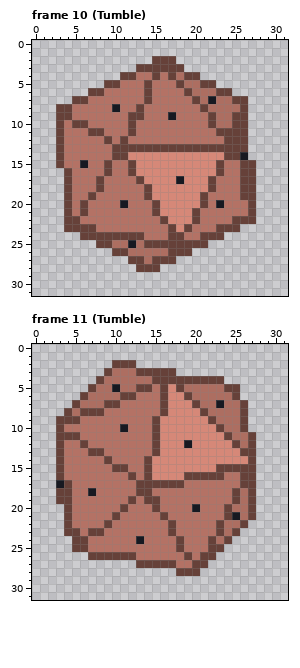
Pixel-art file: assets/source/aseprite/rolls/d20.aseprite. The first picture shows the starting point.
32x32 pixels, 24 frames. Colours within 5 levels of each other are drawn and written as one. Shown: frame 10 (Tumble), frame 11 (Tumble). The commit also changed other frames, which this record leaves out.
Once edited:
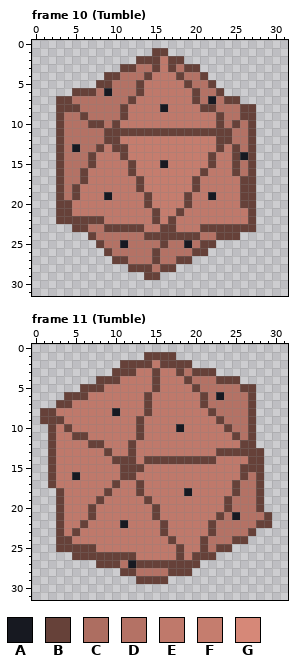
Palette (. is transparent): A #171921  B #664139  C #ad6e61  D #b47265  E #bf796b  F #c57d6e  G #d68878
What changed:
--- frame 10 (Tumble)
@@ x 0..31 @@
  0 ................................
- 1 ................................
- 2 ...............BBB..............
- 3 .............BBBBBB.............
- 4 ...........BBDDBDBCBB...........
- 5 .........BBDDDBDDDBCCBB.........
- 6 .......BBDDDDDBDDDDBCCCBB.......
- 7 .....BBDDDDDDDBDDDDDBCACCBB.....
- 8 ...BBDDDDDADDBDDDDDDDBCCCCB.....
- 9 ...BBDDDDDDDBBDDDADDDDBCCBB.....
-10 ...BDBBDDDDDBDDDDDDDDDBCCBB.....
-11 ...BDDDBBDDDBDDDDDDDDDDBBBB.....
-12 ...BDDDDDBDBDDDDDDDDDDDDBBB.....
-13 ...BDDDDDDBBBBBBBBBBBBBBBBB.....
-14 ...BDDDDDDBBGGGGGGGGGGGGBBA.....
-15 ...BDDADDBDDBGGGGGGGGGGBDDBB....
-16 ....BDDDDBDDBGGGGGGGGGGBDDBB....
-17 ....BDDDBDDDDBGGGGAGGGBDDDBB....
-18 ....BDDDBDDDDDBGGGGGGGBDDDBB....
-19 ....BDDBDDDDDDBGGGGGGBDDDDBB....
-20 ....BDBDDDDADDDBGGGGGBDADDDB....
-21 ....BDBDDDDDDDDBGGGGBDDDDDDB....
-22 ....BBDDDDDDDDDDBGGGBDDDDBBB....
-23 ....BBBBDDDDDDDDDBGBDDDBBB......
-24 ......BBBBBBBBDDDBBDDBBB........
-25 ........BBCCACBBBBBBBB..........
-26 ..........BBCCCCCBBB............
-27 ............BBCBBB..............
-28 .............BBB................
-29 ................................
+ 1 ...............BB...............
+ 2 .............BBBEBB.............
+ 3 ...........BBDDBEBDBB...........
+ 4 .........BBDDDBEEEBDDB..........
+ 5 ........BBDDDBEEEEEBDDB.........
+ 6 .....BBBDADDDBEEEEEEBDDB........
+ 7 ...BBDDDDDDDBEEEEEEEBDADBB......
+ 8 ...BBBDDDDDBEEEEAEEEEBBDDDBB....
+ 9 ...BDDBDDDDBEEEEEEEEEEEBDDBB....
+10 ...BDDDBBDBEEEEEEEEEEEEBDBDB....
+11 ...BDDDDDBBBBBBBBBBBBBBBBDDB....
+12 ...BDDDDDBBFFFFFFFFFFFFBBDDB....
+13 ...BDADDBEBBFFFFFFFFFFFBEBDB....
+14 ...BDDDBEEEBFFFFFFFFFFBEEBAB....
+15 ...BDDDBEEEEBFFFAFFFFFBEEBDB....
+16 ...BDDBEEEEEBFFFFFFFFBEEEBDB....
+17 ...BDDBEEEEEEBFFFFFFBEEEEEBB....
+18 ...BDBEEEEEEEBFFFFFFBEEEEEBB....
+19 ...BDBEEEAEEEEBFFFFBEEAEEEBB....
+20 ...BBEEEEEEEEEBFFFFBEEEEEEBB....
+21 ...BBEEEEEEEEEEBFFBEEEEEEEEB....
+22 ...BBBBBBEEEEEEBFBEEEEEEEEEB....
+23 .....BBDDBBBBBEEBBEEEBBBBBBB....
+24 .......BDDDDDDBBBBBBBDDBBB......
+25 ........BDDADDDDBDDADBB.........
+26 .........BDDDDDBDDDDBB..........
+27 ..........BBDDDBDDBB............
+28 ............BBBDBB..............
+29 ..............BB................
 30 ................................
--- frame 11 (Tumble)
@@ x 0..31 @@
  0 ................................
- 1 ................................
- 2 ..........BBB...................
- 3 .........BCCCBBBBB..............
- 4 ........BCCCCCCBBBBBBBBB........
- 5 .......BCCACCBBDBGBCCCCCBB......
- 6 ......BCCCCBBDDDBGGBCCCCCB......
- 7 .....BCCCBBDDDDDBGGGBCCACCB.....
- 8 ....BCBBBDDDDDDDBGGGGBCCCCB.....
- 9 ...BBBDDDDDDDDDBGGGGGGBCCCB.....
-10 ...BDDDDDDDADDDBGGGGGGGBCCB.....
-11 ...BBBDDDDDDDDDBGGGGGGGGBCCB....
-12 ...BDDBDDDDDDDDBGGGAGGGGGBCB....
-13 ...BDDDBBDDDDDDBGGGGGGGGGGBB....
-14 ...BDDDDDBDDDDBGGGGGGGGGGGGB....
-15 ...BDDDDDDBBDDBGGGGGGGGBBBBB....
-16 ...BDDDDDDDDBDBGGGGBBBBBDDBB....
-17 ...ABDDDDDDDDBBBBBBDDDDDDDBB....
-18 ...BBDDADDDDDBBDDDDDDDDDDBCB....
-19 ...BBDDDDDDDBDBBDDDDDDDDDBCB....
-20 ....BDDDDDDBDDDBDDDDADDDBCCB....
-21 ....BDDDDDBDDDDDBDDDDDDDBACB....
-22 ....BDDDDBDDDDDDDBDDDDDBCCB.....
-23 ....BBDBBDDDDDDDDBDDDDDBCB......
-24 .....BBDDDDDDADDDDBDDDBCB.......
-25 .....BBDDDDDDDDDDDBDDDBB........
-26 .......BBBBBBDDDDDDBDBB.........
-27 .............BBBBBDDBB..........
-28 ..................BBB...........
-29 ................................
+ 1 ..............BBBB..............
+ 2 ...........BBBBEBBBB............
+ 3 ..........BBBEEBEEBDBBB.........
+ 4 ........BBBEEEEBEEEBDDDBBB......
+ 5 ......BBBEEEEEEBEEEEBDDDDDBB....
+ 6 ....BBBEEEEEEEBEEEEEEBDADDDB....
+ 7 ...BBEEEEEEEEEBEEEEEEBDDDDDB....
+ 8 .BBEEEEEEEAEEEBEEEEEEEBDDDDB....
+ 9 .BBBEEEEEEEEEBEEEEEEEEEBDDDB....
+10 ..BEBEEEEEEEEBEEEEAEEEEEBDDB....
+11 ..BEEBBEEEEEEBEEEEEEEEEEEBDB....
+12 ..BEEEEBBEEEBEEEEEEEEEEEEEBB....
+13 ..BEEEEEEBEEBEEEEEEEEEEBBBBBB...
+14 ..BEEEEEEEBBBEBBBBBBBBBEEEEBB...
+15 ..BEEEEEEEEBBBEEEEEEEEEEEEBBB...
+16 ..BEEAEEEEEBBEEEEEEEEEEEEEBDB...
+17 ..BEEEEEEEBEEBEEEEEEEEEEEBDDB...
+18 ...BEEEEEBEEEBEEEEEAEEEEEBDDB...
+19 ...BEEEEBEEEEEBEEEEEEEEEBDDDB...
+20 ...BEEEBEEEEEEEBEEEEEEEEBDDDB...
+21 ...BEEEBEEEEEEEBEEEEEEEBDADDDB..
+22 ...BEEBEEEEAEEEEBEEEEEBDDDDDBB..
+23 ...BEBEEEEEEEEEEBEEEEEBDDDDB....
+24 ...BBEEEEEEEEEEEEBEEEBDDDBB.....
+25 ...BBBBBEEEEEEEEEEBEEBDBB.......
+26 .....BBBBBBBBEEEEEBEBBB.........
+27 ........BBBDABBBBBBBB...........
+28 ...........BBDDDDBBB............
+29 .............BBBB...............
 30 ................................
Pixel boxes of the changes (left, top, right, bottom) in both pictures:
changed: (56, 48, 256, 280)
changed: (40, 352, 272, 584)
